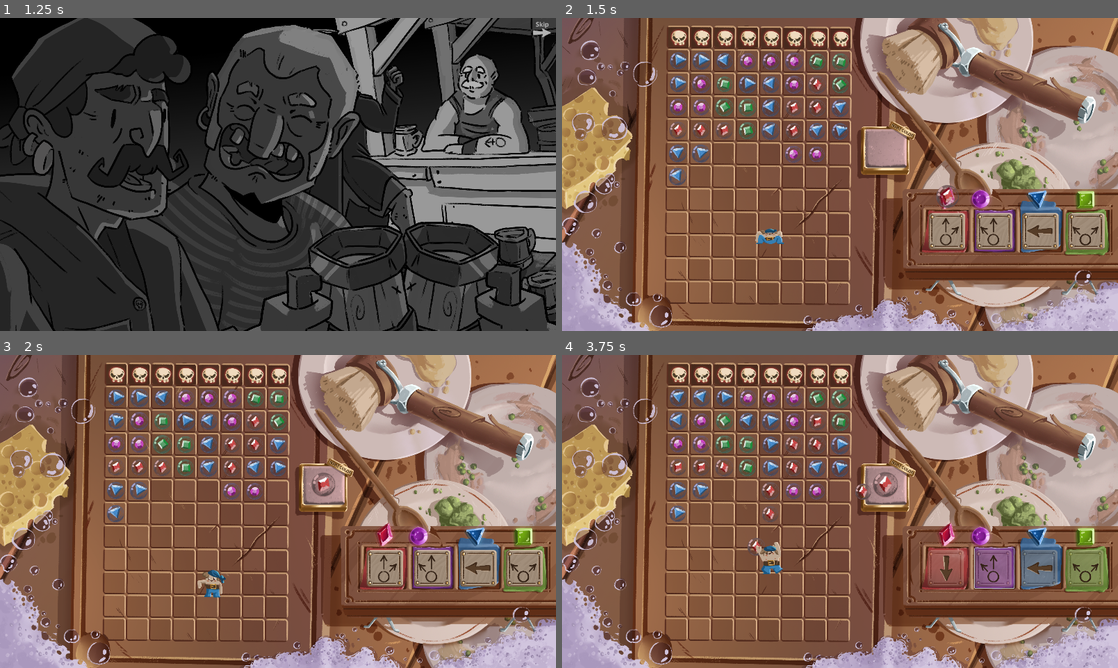
Above: before the commit, frames 1-4 (two rows, left to right).
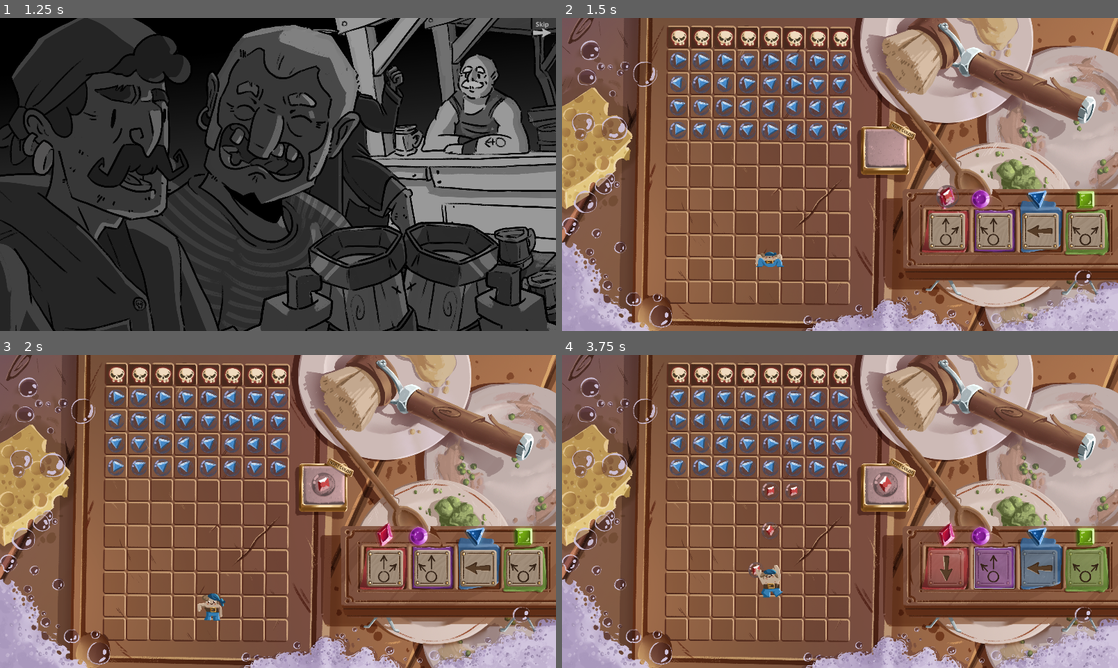
Above: after the commit, the same moments.

Repository: Aeropulu/ggj2025
Game: Godot game, scene res://Scenes/Introduction.tscn
Two runs of this game, one before a commit and one after it. Both use one fixed random seed, a clock stepped at 60 frames per second and the inputs below.
Inputs (mouse positions are in pixels of both pictures, inside the frame that each line leads up to):
- Up to frame 1 (1.25 s): click "Play" at 0.5 s
- Up to frame 2 (1.5 s): click (1106, 30) at 1.25 s
- Up to frame 3 (2 s): no input
- Up to frame 4 (3.75 s): click (945, 567) at 2 s; move the mouse to (962, 495) at 2.77 s; click (995, 567) at 3.5 s

Frame 1 is identical in both runs. In frame 2, 2.3% of the frame differs, in the area x 19-52%, y 11-80%; in frame 3, 2.5%; in frame 4, 2.8%, in the area x 19-56%, y 11-78%.

Commit message:
fix rebond

Diff:
--- a/Scripts/board.gd
+++ b/Scripts/board.gd
@@ -2,7 +2,7 @@
 class_name Board
 
 var width: int = 8
-var height: int = 16
+var height: int = 10
 var min_to_match: int = 3
 
 @export var is_tutorial: bool = false
@@ -35,10 +35,10 @@
 		if next_pos.x < 0:
 			direction.x = -direction.x
 			next_pos.x = -next_pos.x
-		elif next_pos.x >= width:
+		elif next_pos.x >= width - 1:
 			direction.x = -direction.x
 			# TODO: off by one?
-			next_pos.x = width - (next_pos.x - width)
+			next_pos.x = width - 1 - (next_pos.x - (width -1))
 
 		if (next_pos.y < 0 or next_pos.y > height
 				or get_bubble(next_pos) != null):
--- a/Scripts/character.gd
+++ b/Scripts/character.gd
@@ -11,7 +11,7 @@
 @export var board: Board
 # Called when the node enters the scene tree for the first time.
 func _ready() -> void:
-	move_to(Vector2i(4, 8))
+	move_to(Vector2i(board.width / 2, board.height - 1))
 	move_duration = animation_player.get_animation("move").length
 
 
--- a/Scripts/game.gd
+++ b/Scripts/game.gd
@@ -19,7 +19,7 @@
 # Called when the node enters the scene tree for the first time.
 func _ready() -> void:
 	current_board = %Board
-	switch_board(load("res://Scenes/Boards/Board_Aventure_02.tscn"))
+	switch_board(load("res://Scenes/Boards/Board_Tuto_01.tscn"))
 
 
 # Called every frame. 'delta' is the elapsed time since the previous frame.
